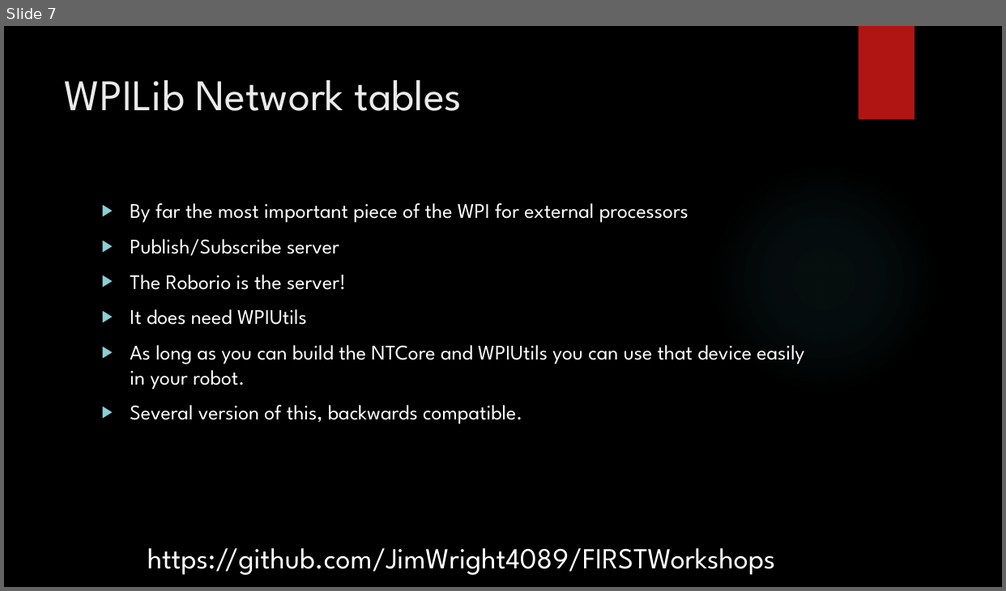
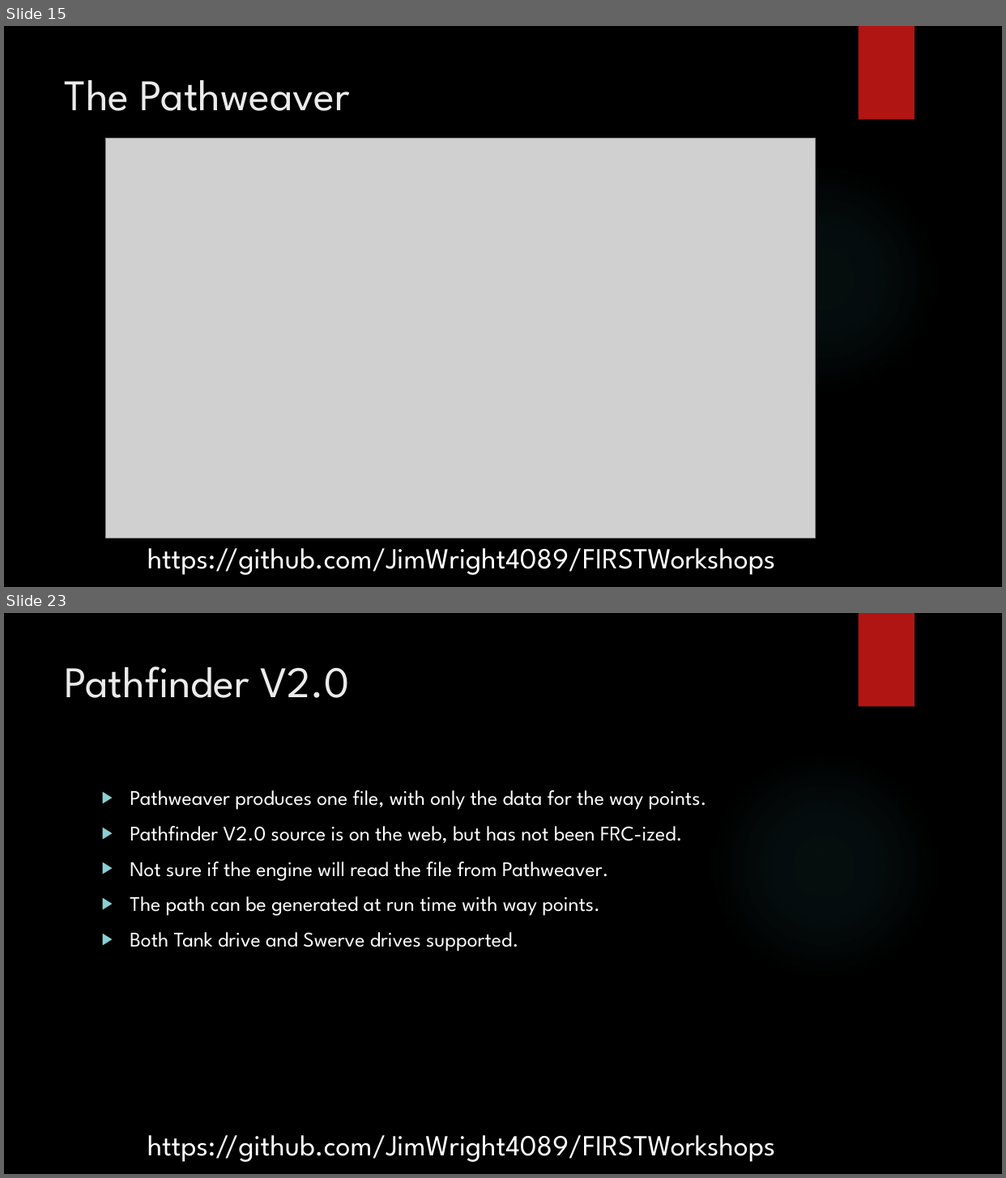
Before and after one commit to JimWright4089/FIRSTWorkshops, a slide deck: FRC/2019/Pathfinding/Pathfinding.pptx. Shown one above the other, each under a label of ours: slide 7 before the commit, slides 15 and 23 after it; the slides between them are not shown. The pictures are 1006x591 and 1006x1178 pixels, drawn with LibreOffice and Linux fonts; fonts in the diff are those of the drawing; grey boxes stand for pictures; background and template pictures are left out. Boxes give left, top, right and bottom in pixels: in the first picture for what was removed or moved away, otherwise in the second. Text is boxed around its words. In the diff, an @@ line names an element or a change of style, - is before the commit and + after.

Commit message:
Check in the power point

```diff
--- a/FRC/2019/Pathfinding/Pathfinding.pptx
+++ b/FRC/2019/Pathfinding/Pathfinding.pptx
@@ slide 23 added at bbox=[4, 613, 1002, 1174], background picture (left out); not listed: 2 template elements that a slide beside it also shows @@
@@ title added at bbox=[65, 666, 349, 698], 42 pt, text #EBEBEB @@
+Pathfinder V2.0
@@ text added at bbox=[130, 790, 707, 952], 20 pt, text #FFFFFF @@
+▶ Pathweaver produces one file, with only the data for the way points.
+▶ Pathfinder V2.0 source is on the web, but has not been FRC-ized.
+▶ Not sure if the engine will read the file from Pathweaver.
+▶ The path can be generated at run time with way points.
+▶ Both Tank drive and Swerve drives supported.
@@ text added at bbox=[147, 1135, 775, 1162], 28 pt, text #FFFFFF @@
+https://github.com/JimWright4089/FIRSTWorkshops
@@ what was slide 7 is now slide 15 @@
@@ slide 15 changed as well @@
@@ title at bbox=[65, 80, 350, 111]: text changed @@
-WPILib Network tables
+The Pathweaver
@@ picture added at bbox=[105, 139, 816, 538] @@
@@ text removed at bbox=[130, 203, 804, 425] @@
-▶ By far the most important piece of the WPI for external processors
-▶ Publish/Subscribe server
-▶ The Roborio is the server!
-▶ It does need WPIUtils
-▶ As long as you can build the NTCore and WPIUtils you can use that device easily in your robot.
-▶ Several version of this, backwards compatible.
```
Also in this commit, not shown: 10 other slides changed, 12 other slides added, 9 slides removed.
